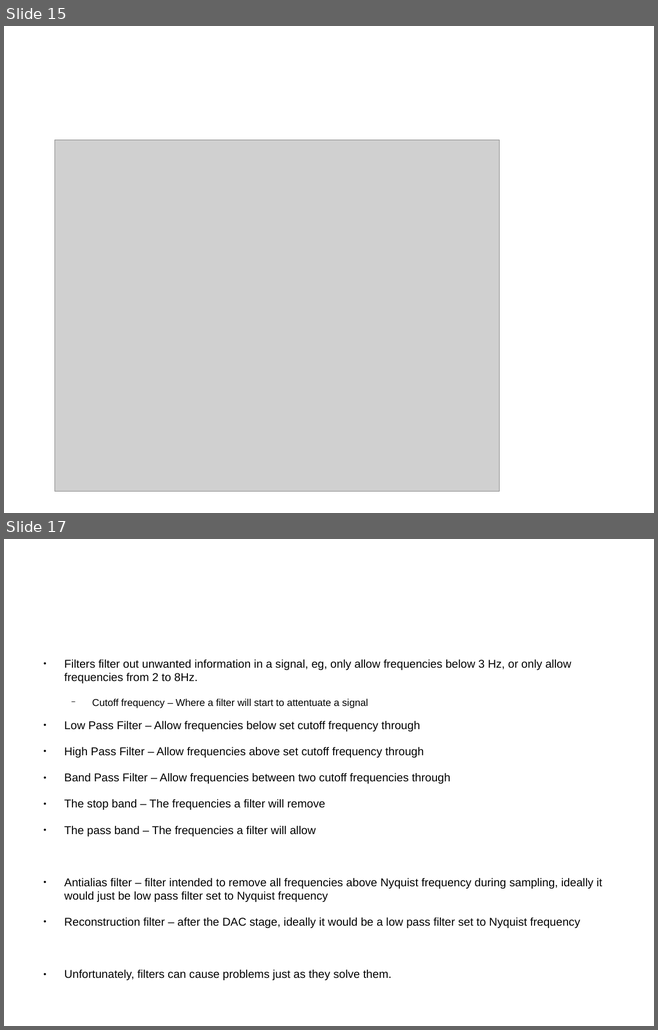
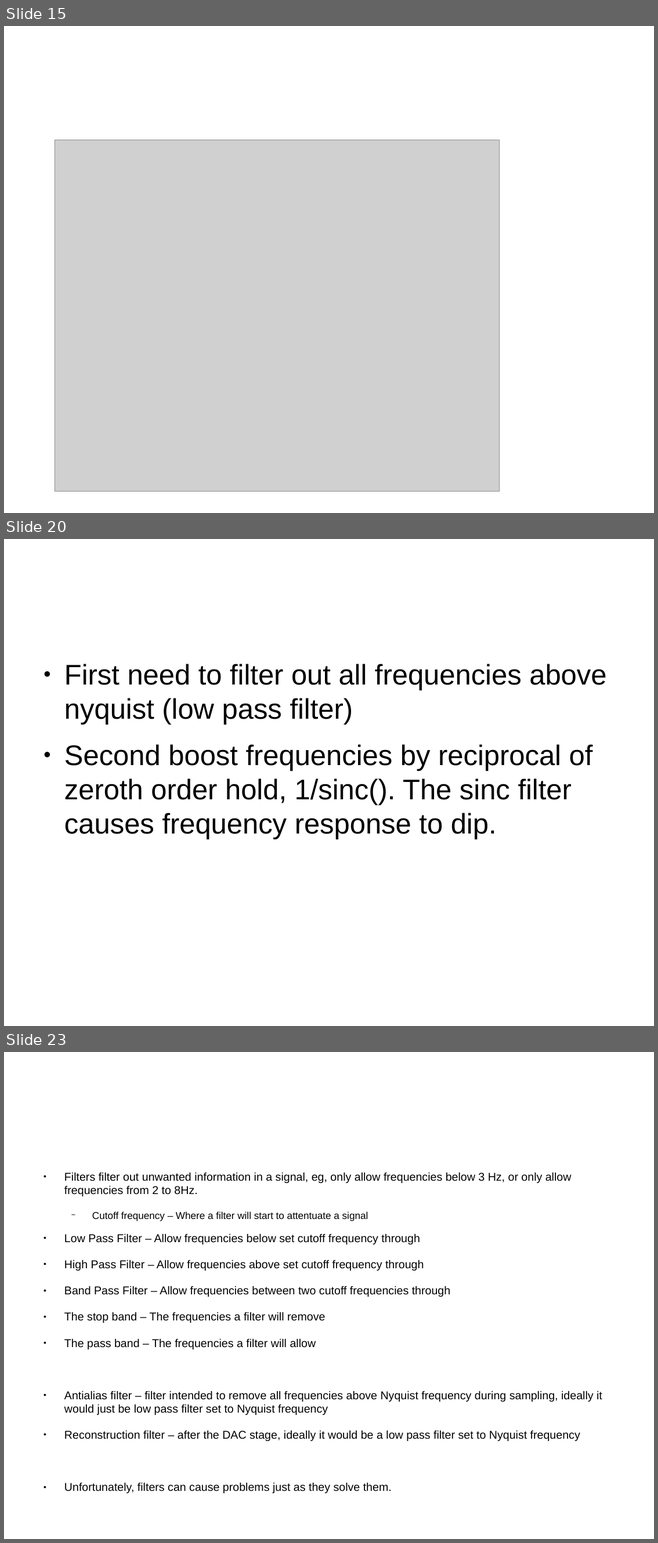
Before and after one commit to ahirapatel/dspguide-stuff, a slide deck: ch3/Notes.odp. Shown one above the other, each under a label of ours: slides 15 and 17 before the commit, slides 15, 20 and 23 after it; the slides between them are not shown. The pictures are 658x1030 and 658x1543 pixels, drawn with LibreOffice and Linux fonts; fonts in the diff are those of the drawing; grey boxes stand for pictures; background and template pictures are left out. Boxes give left, top, right and bottom in pixels: in the first picture for what was removed or moved away, otherwise in the second. Text is boxed around its words. In the diff, an @@ line names an element or a change of style, - is before the commit and + after.

```diff
--- a/ch3/Notes.odp
+++ b/ch3/Notes.odp
@@ slide 20 added at [4,539,654,1026], background #FFFFFF @@
@@ text added at [64,664,606,839], 34.7 pt, text #000000 @@
+● First need to filter out all frequencies above nyquist (low pass filter)
+● Second boost frequencies by reciprocal of zeroth order hold, 1/sinc(). The sinc filter causes frequency response to dip.
@@ title added at [402,779,451,800], 47.6 pt, text #FFFFFF @@
+Reconstruct the signal
@@ what was slide 17 is now slide 23 @@
```
Also in this commit, not shown: 3 slides changed, 8 other slides added, 1 slide removed, 1 other file.
